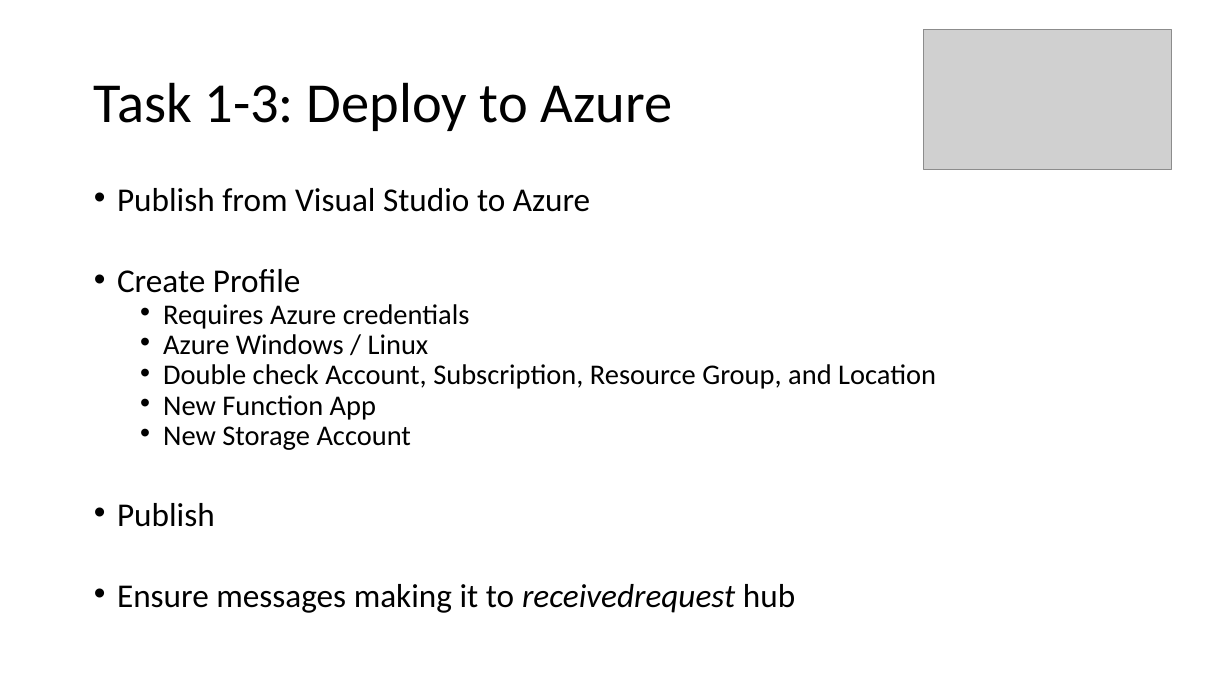
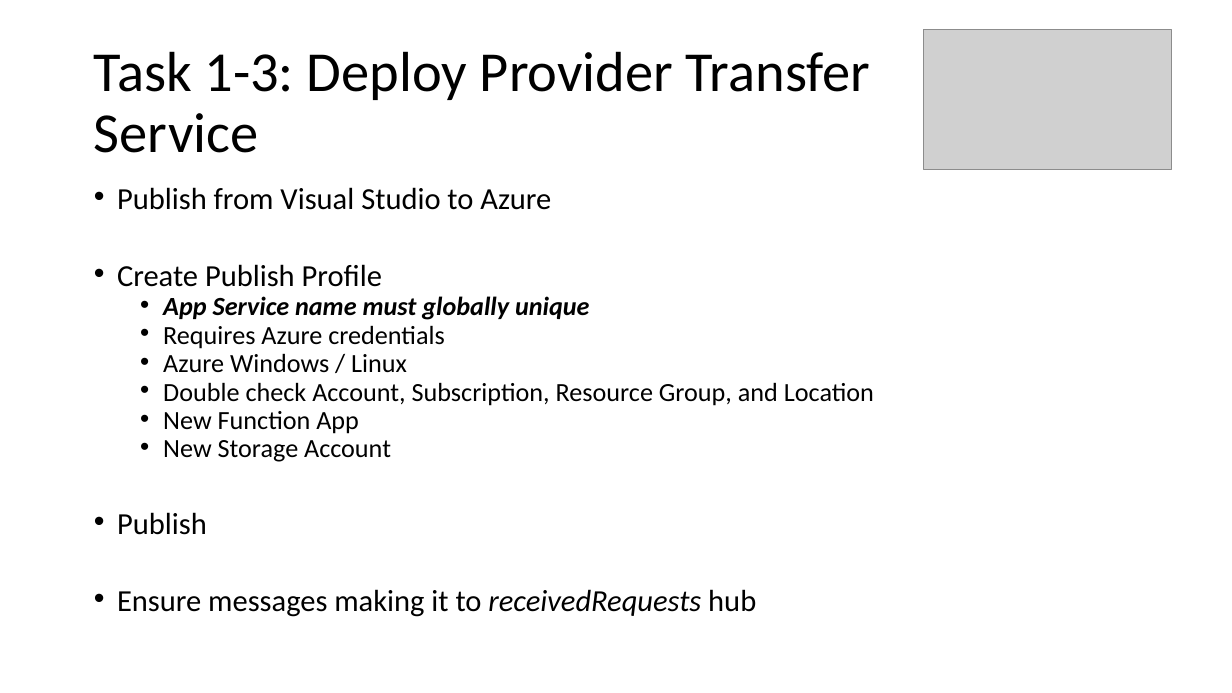
Before and after one commit to scottctr/EdaWorkshop, a slide deck: slide 11 of Sprint1/EdaWorkshop_Sprint1.pptx (slide 10 before the commit). Drawn at 1232x693 pixels with LibreOffice and Linux fonts; fonts in the diff are those of the drawing; grey boxes stand for pictures. Boxes give left, top, right and bottom in pixels: in the first picture for what was removed or moved away, otherwise in the second. Text is boxed around its words. In the diff, an @@ line names an element or a change of style, - is before the commit and + after.

```diff
--- a/Sprint1/EdaWorkshop_Sprint1.pptx
+++ b/Sprint1/EdaWorkshop_Sprint1.pptx
@@ title at (x1=94, y1=51, x2=870, y2=153): text changed @@
-Task 1-3: Deploy to Azure
+Task 1-3: Deploy Provider Transfer
+Service
@@ text at (x1=117, y1=187, x2=874, y2=535): size 25.9 to 23.8 pt in "Publish from Visual Studio to Azure", "Publish"; size 22.2 to 20.4 pt in "Requires Azure credentials", "Azure Windows / Linux", "Double check Account, Subscription, Resource Group, and ...", "New Function App" and 1 more places @@
@@ text at (x1=117, y1=264, x2=589, y2=320): text changed; size 25.9 to 20.4 pt; bold on; italic on @@
-• Create Profile
+• Create Publish Profile
+  • App Service name must globally unique
@@ text at (x1=117, y1=589, x2=756, y2=617): text changed; size 25.9 to 23.8 pt @@
-• Ensure messages making it to receivedrequest hub
+• Ensure messages making it to receivedRequests hub
```
Also in this commit, not shown: 7 other slides changed, 1 slide added, 22 other files.
